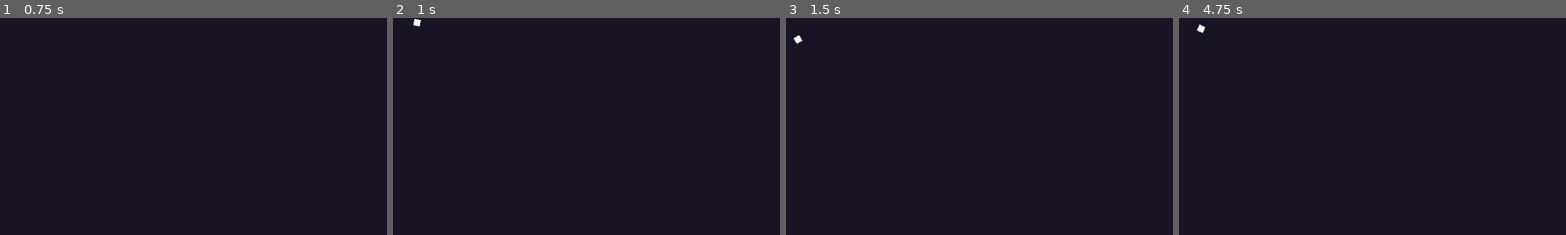
Above: before the commit, frames 1-4 (left to right).
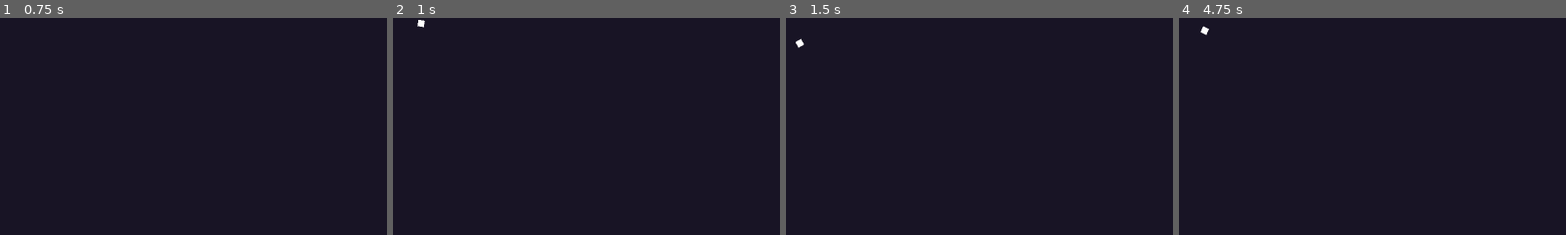
Above: after the commit, the same moments.

Repository: matheusmondenez/my-first-platform-game
Game: Godot game, scene res://wave_shooter/entities/power_ups/rotating_bit.tscn
Same seed, same stepped clock (60 frames per second), same inputs: the game is played once before the commit and once after it. This scene is started directly instead of the project's main scene.
Inputs (mouse positions are % of the whole screen's width and height, from its top left):
- Up to frame 1 (0.75 s): tap Enter at 0.5 s; move the mouse to (72, 45) at 0.52 s; press the mouse at (72, 45) at 0.53 s; hold D (right) from 0.53 s (still down)
- Up to frame 2 (1 s): keep holding D (right); tap W (up) at 0.77, 0.8 s
- Up to frame 3 (1.5 s): keep holding D (right); tap W (up) at 1.07, 1.35 s; move the mouse to (30, 55) at 1.27 s; release the mouse at (30, 55) at 1.28 s
- Up to frame 4 (4.75 s): tap W (up) at 1.52, 1.82, 2.3, 3.02, 3.32, 3.77, 3.8, 4.07, 4.52 s; click (30, 55) at 1.55 s; tap Space (dash) at 2, 2.1, 3.5 s; move the mouse to (60, 28) at 2.02 s; release D (right) at 2.03 s; hold A (left) 2.03-2.78 s; tap Enter at 2.75, 4.25 s; move the mouse to (45, 70) at 2.77 s; hold D (right) 2.78-4.28 s; click (45, 70) at 2.85 s; move the mouse to (80, 65) at 3.52 s; hold Tab (toggle_auto_shot) 3.53-4.28 s; move the mouse to (20, 35) at 4.27 s; hold A (left) from 4.28 s (still down); click (20, 35) at 4.35 s
The pictures show only the part of the screen within x 0-50%, y 0-50%; the shares and areas given below are measured in that part.

Frame 1 is identical in both runs. In frame 2, less than 0.1% of the frame differs, in the area x 5-9%, y 0-5%; in frame 3, less than 0.1%, in the area x 2-5%, y 8-14%; in frame 4, less than 0.1%.

Commit message:
improves orbital bit power up

Diff:
--- a/wave_shooter/entities/power_ups/rotating_bit.gd
+++ b/wave_shooter/entities/power_ups/rotating_bit.gd
@@ -1,6 +1,7 @@
 extends Polygon2D
 
 @export var speed: int = 100
+var pierce = true
 
 func _process(delta: float) -> void:
 	var rotation = rotation_degrees + speed * delta
--- a/wave_shooter/entities/power_ups/rotating_bit.tscn
+++ b/wave_shooter/entities/power_ups/rotating_bit.tscn
@@ -1,7 +1,18 @@
-[gd_scene load_steps=2 format=3 uid="uid://q3btvfkg53h"]
+[gd_scene load_steps=3 format=3 uid="uid://q3btvfkg53h"]
 
 [ext_resource type="Script" path="res://wave_shooter/entities/power_ups/rotating_bit.gd" id="1_oo33m"]
 
+[sub_resource type="RectangleShape2D" id="RectangleShape2D_nr7ux"]
+size = Vector2(16, 16)
+
 [node name="RotatingBit" type="Polygon2D"]
-polygon = PackedVector2Array(-7, -53, 9, -53, 9, -69, -7, -69)
+position = Vector2(-1, 0)
+polygon = PackedVector2Array(-7, -64, 9, -64, 9, -80, -7, -80)
 script = ExtResource("1_oo33m")
+
+[node name="Area" type="Area2D" parent="." groups=["damage"]]
+visible = false
+
+[node name="Shape" type="CollisionShape2D" parent="Area"]
+position = Vector2(1, -72)
+shape = SubResource("RectangleShape2D_nr7ux")
